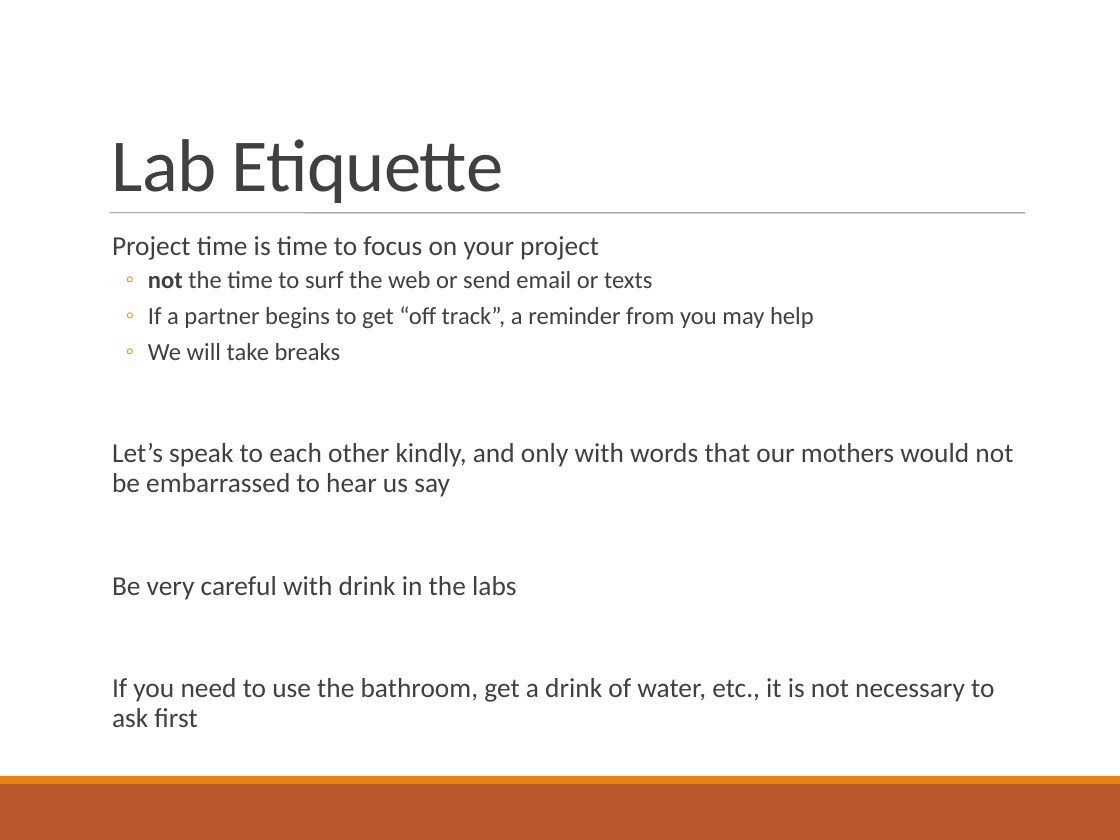
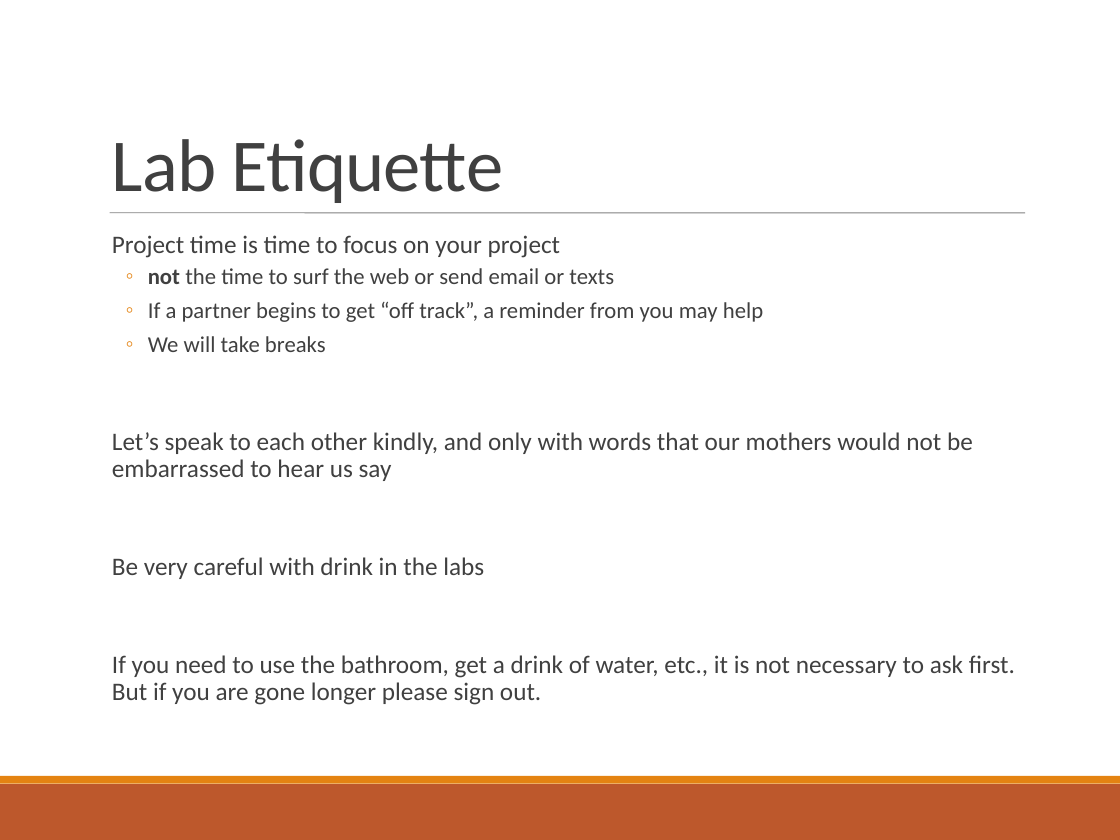
Before and after one commit to RHIT-CSSE/catapult, a slide deck: slide 8 of Sessions/00-MovingSmile/slides.pptx. Drawn at 1120x840 pixels with LibreOffice and Linux fonts; fonts in the diff are those of the drawing. Boxes give left, top, right and bottom in pixels: in the first picture for what was removed or moved away, otherwise in the second. Text is boxed around its words. In the diff, an @@ line names an element or a change of style, - is before the commit and + after.

```diff
--- a/Sessions/00-MovingSmile/slides.pptx
+++ b/Sessions/00-MovingSmile/slides.pptx
@@ text at (x1=112, y1=235, x2=973, y2=579): size 17.6 to 16.2 pt in "Project time is time to focus on ...", "Let’s speak to each other kindly, and ...", "Be very careful with drink in the ..."; size 15.8 to 14.6 pt in "not the time to surf the web ...", "If a partner begins to get “off ...", "We will take breaks" @@
@@ text at (x1=112, y1=655, x2=1015, y2=705): text changed; size 17.6 to 16.2 pt @@
-  If you need to use the bathroom, get a drink of water, etc., it is not necessary to ask first
+  If you need to use the bathroom, get a drink of water, etc., it is not necessary to ask first. But if you are gone longer please sign out.
```
Also in this commit, not shown: 3 other slides changed, 1 other file.
